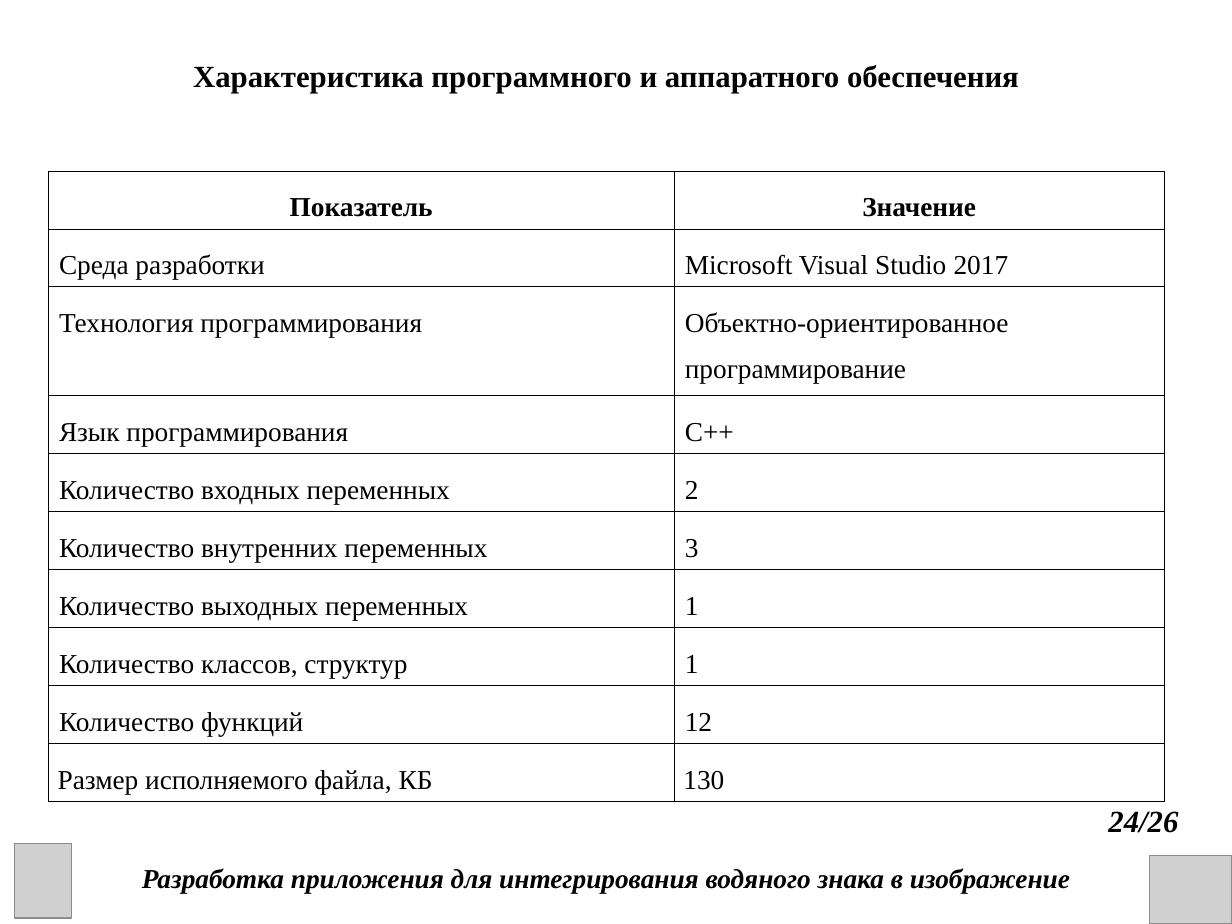
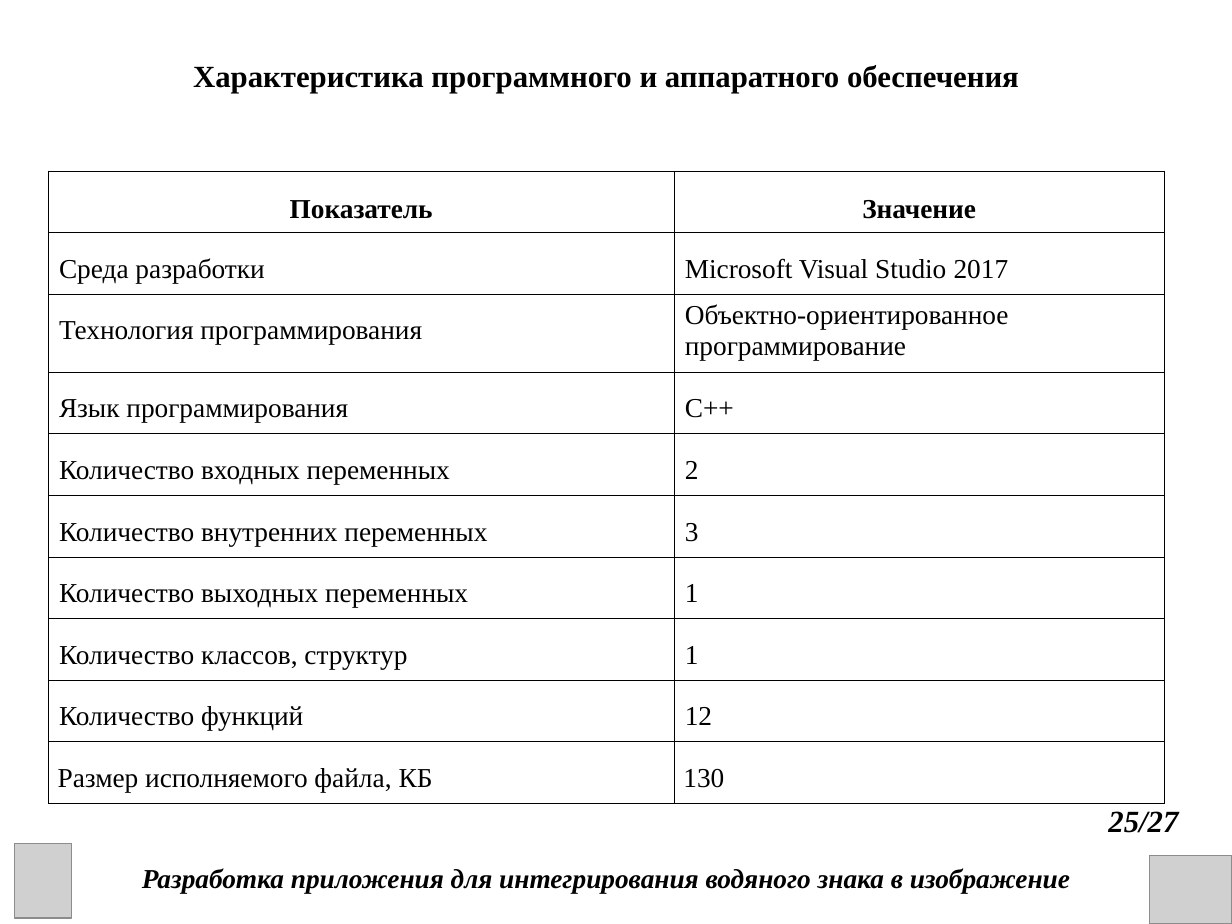
Before and after one commit to DanChoys1/DanChoys, a slide deck: slide 25 of КП презентация.ppt (slide 24 before the commit). Drawn at 1232x924 pixels with LibreOffice and Linux fonts; fonts in the diff are those of the drawing; grey boxes stand for pictures. Boxes give left, top, right and bottom in pixels: in the first picture for what was removed or moved away, otherwise in the second. Text is boxed around its words. In the diff, an @@ line names an element or a change of style, - is before the commit and + after.

```diff
--- a/КП презентация.ppt
+++ b/КП презентация.ppt
@@ table at bbox=[48, 171, 1164, 796] @@
@@ line spacing 1.5 to 1 @@
@@ text at bbox=[1108, 811, 1178, 833]: text changed @@
-24/26
+25/27
```
Also in this commit, not shown: 24 other slides changed, 1 slide added, 6 other files.
